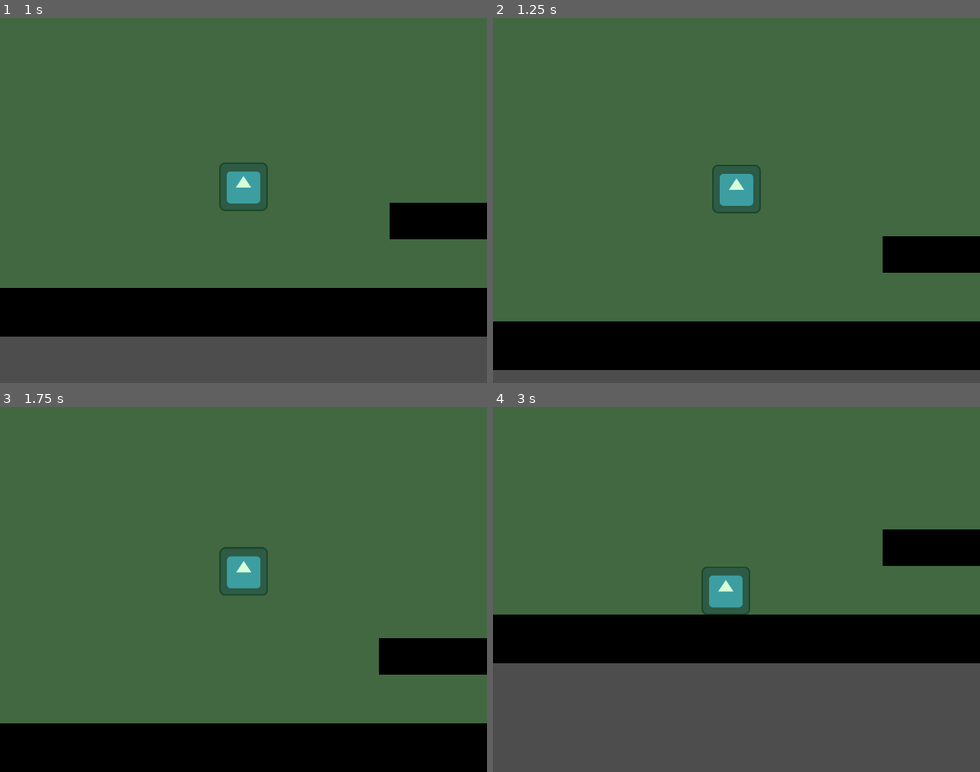
Above: before the commit, frames 1-4 (two rows, left to right).
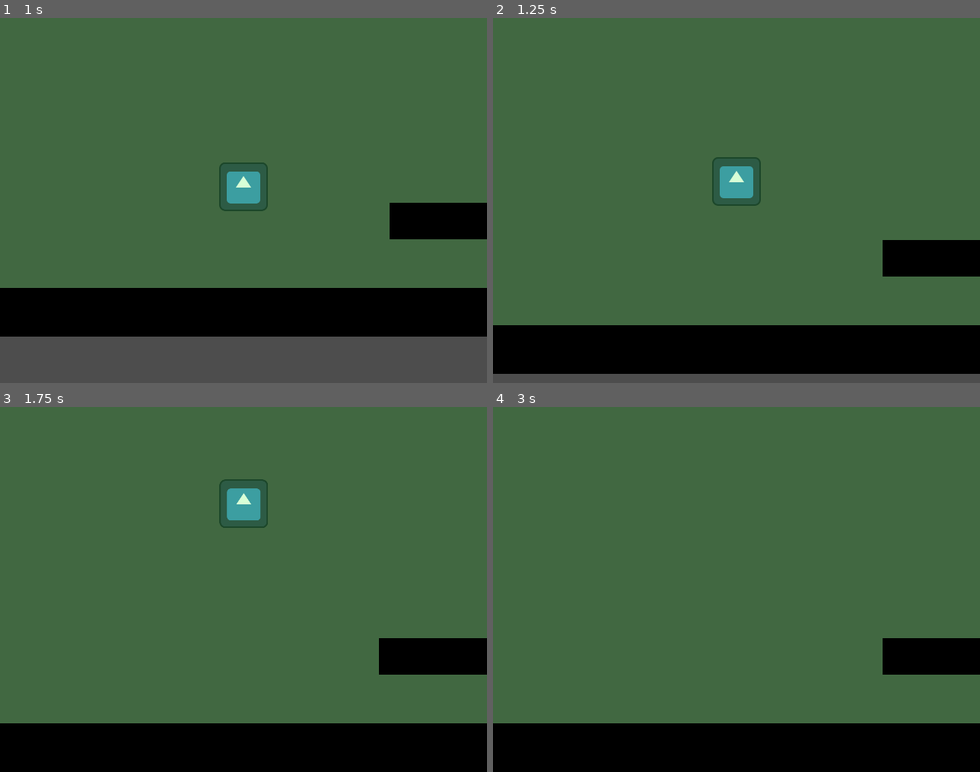
Above: after the commit, the same moments.

Repository: cloverian/a-sea-full
Game: Godot game, scene res://scenes/test.tscn
The game is run twice, just before and just after one commit, with the same random seed, the same clock (stepped at 60 frames per second) and the same inputs. The engine's default icon, where the game draws it, is replaced by a stand-in: a white triangle on a blue panel in a dark square.
Inputs:
- Up to frame 1 (1 s): tap A (A) at 0.6 s; tap Space (Jump) at 0.77 s; tap D (D) at 0.8 s
- Up to frame 2 (1.25 s): tap Space (Jump) at 1.07 s
- Up to frame 3 (1.75 s): tap D (D) at 1.35 s; tap Space (Jump) at 1.52, 1.55 s
- Up to frame 4 (3 s): tap Space (Jump) at 1.82, 2.1 s; tap A (A) at 2.3, 2.85 s

Frame 1 is identical in both runs. In frame 2, 3.0% of the frame differs, in the area x 0-100%, y 38-98%; in frame 3, 1.5%; in frame 4, 45%, in the area x 0-100%, y 33-100%.

Commit message:
(not) fixed double jump

Diff:
--- a/scenes/map.tscn
+++ b/scenes/map.tscn
@@ -41,8 +41,19 @@
 offset_bottom = 352.0
 theme_override_styles/panel = SubResource("StyleBoxFlat_4xfga")
 
-[node name="Area2D" type="Area2D" parent="Obstacle"]
-
-[node name="CollisionShape2D" type="CollisionShape2D" parent="Obstacle/Area2D"]
+[node name="CollisionShape2D" type="CollisionShape2D" parent="Obstacle"]
 position = Vector2(704, 328)
 shape = SubResource("RectangleShape2D_4xfga")
+
+[node name="Obstacle2" type="StaticBody2D" parent="."]
+
+[node name="Panel2" type="Panel" parent="Obstacle2"]
+offset_left = 888.0
+offset_top = 216.0
+offset_right = 1272.0
+offset_bottom = 264.0
+theme_override_styles/panel = SubResource("StyleBoxFlat_4xfga")
+
+[node name="CollisionShape2D" type="CollisionShape2D" parent="Obstacle2"]
+position = Vector2(1080, 240)
+shape = SubResource("RectangleShape2D_4xfga")
--- a/scripts/player.gd
+++ b/scripts/player.gd
@@ -6,17 +6,15 @@
 var hasDoubleJumped : bool = false
 
 func _physics_process(delta: float) -> void:
+	if is_on_floor(): hasDoubleJumped = false
 	if not is_on_floor():
 		velocity += GRAVITY * delta
-
 	if Input.is_action_just_pressed("Jump"):
 		if is_on_floor():
 			velocity.y = JUMP_VELOCITY
-			hasDoubleJumped = false
-		elif not is_on_floor() and not hasDoubleJumped:
-			velocity.y = JUMP_VELOCITY * 1.2
-			hasDoubleJumped = true
-
+		else:
+			if not hasDoubleJumped:
+				velocity.y = JUMP_VELOCITY * 1.2
 
 	var direction := Input.get_axis("A", "D")
 	if direction:
